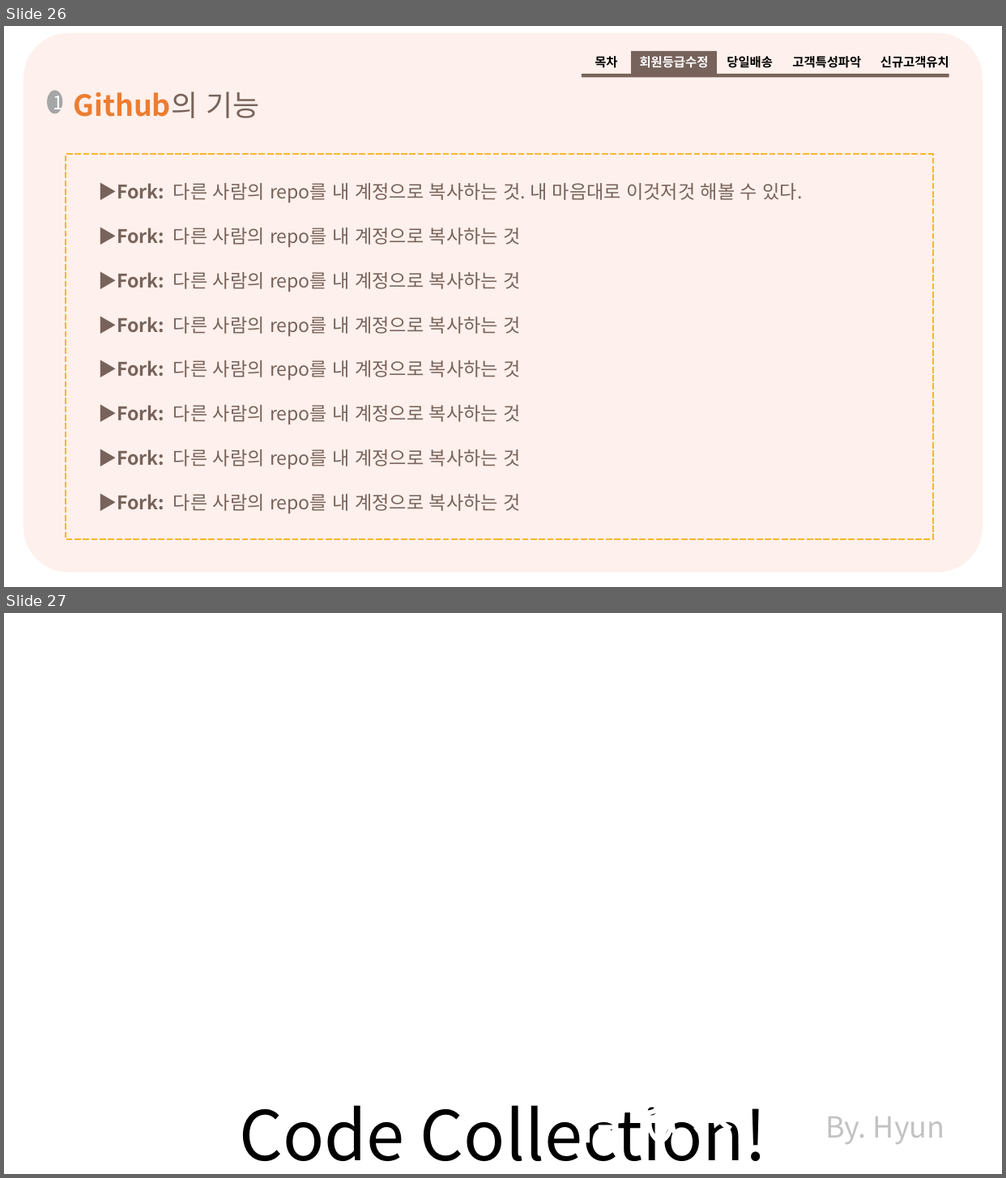
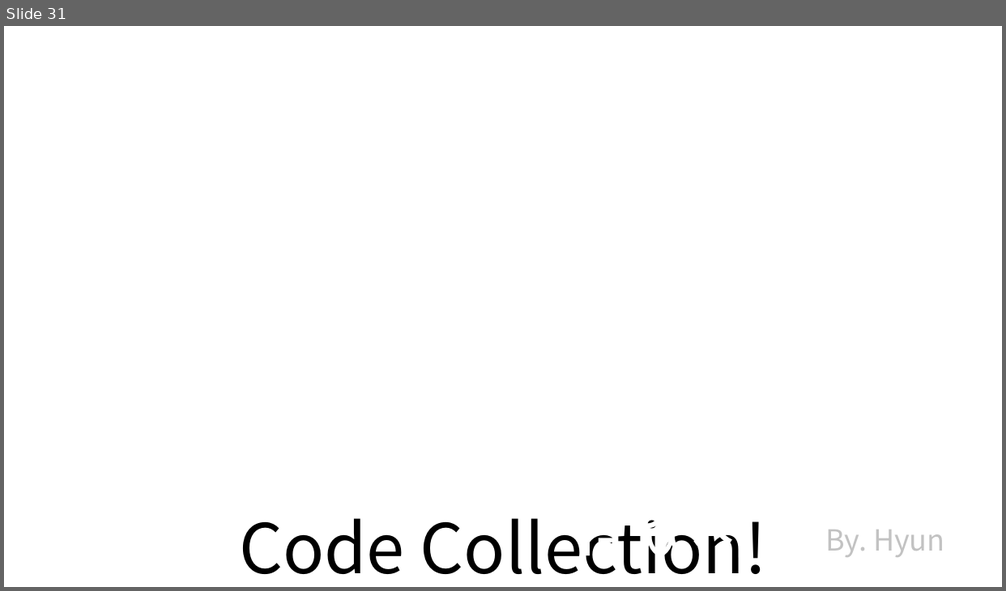
Before and after one commit to hw79chopin/YBIGTA-lecture-note, a slide deck: git,github/Git_Github_practice.pptx. Shown one above the other, each under a label of ours: slides 26 and 27 before the commit, slide 31 after it. The pictures are 1006x1178 and 1006x591 pixels, drawn with LibreOffice and Linux fonts; fonts in the diff are those of the drawing; background and template pictures are left out. Boxes give left, top, right and bottom in pixels: in the first picture for what was removed or moved away, otherwise in the second. Text is boxed around its words. In the diff, an @@ line names an element or a change of style, - is before the commit and + after.

```diff
--- a/git,github/Git_Github_practice.pptx
+++ b/git,github/Git_Github_practice.pptx
@@ slide 26 removed at (x1=4, y1=26, x2=1002, y2=587), background #FFFFFF @@
@@ rounded rectangle removed at (x1=23, y1=32, x2=982, y2=573) @@
@@ group removed at (x1=582, y1=51, x2=949, y2=78): 4 texts, 2 rectangles @@
-목차
-회원등급수정
-당일배송
-고객특성파악
-신규고객유치
@@ ellipse removed at (x1=47, y1=90, x2=62, y2=113) @@
-1
@@ text removed at (x1=73, y1=92, x2=259, y2=118) @@
-Github의 기능
@@ rectangle removed at (x1=66, y1=154, x2=933, y2=540) @@
@@ text removed at (x1=98, y1=183, x2=803, y2=203) @@
-▶Fork: 다른 사람의 repo를 내 계정으로 복사하는 것. 내 마음대로 이것저것 해볼 수 있다.
@@ text removed at (x1=98, y1=228, x2=520, y2=248) @@
-▶Fork: 다른 사람의 repo를 내 계정으로 복사하는 것
@@ text removed at (x1=98, y1=272, x2=520, y2=292) @@
-▶Fork: 다른 사람의 repo를 내 계정으로 복사하는 것
@@ text removed at (x1=98, y1=317, x2=520, y2=336) @@
-▶Fork: 다른 사람의 repo를 내 계정으로 복사하는 것
@@ text removed at (x1=98, y1=361, x2=520, y2=381) @@
-▶Fork: 다른 사람의 repo를 내 계정으로 복사하는 것
@@ text removed at (x1=98, y1=405, x2=520, y2=425) @@
-▶Fork: 다른 사람의 repo를 내 계정으로 복사하는 것
@@ text removed at (x1=98, y1=450, x2=520, y2=470) @@
-▶Fork: 다른 사람의 repo를 내 계정으로 복사하는 것
@@ text removed at (x1=98, y1=494, x2=520, y2=514) @@
-▶Fork: 다른 사람의 repo를 내 계정으로 복사하는 것
@@ what was slide 27 is now slide 31 @@
```
Also in this commit, not shown: 24 slides changed, 11 slides added, 6 other slides removed.
